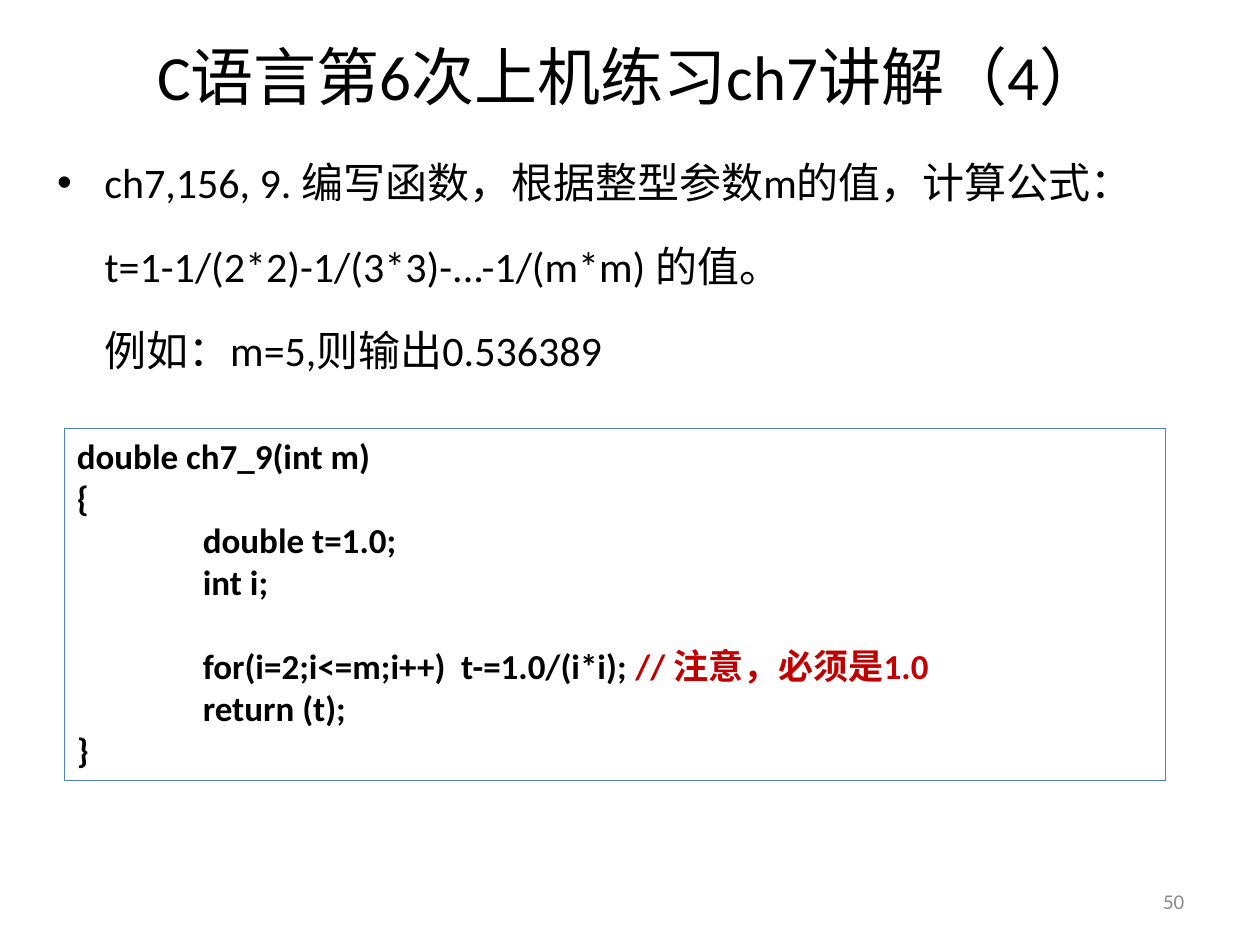
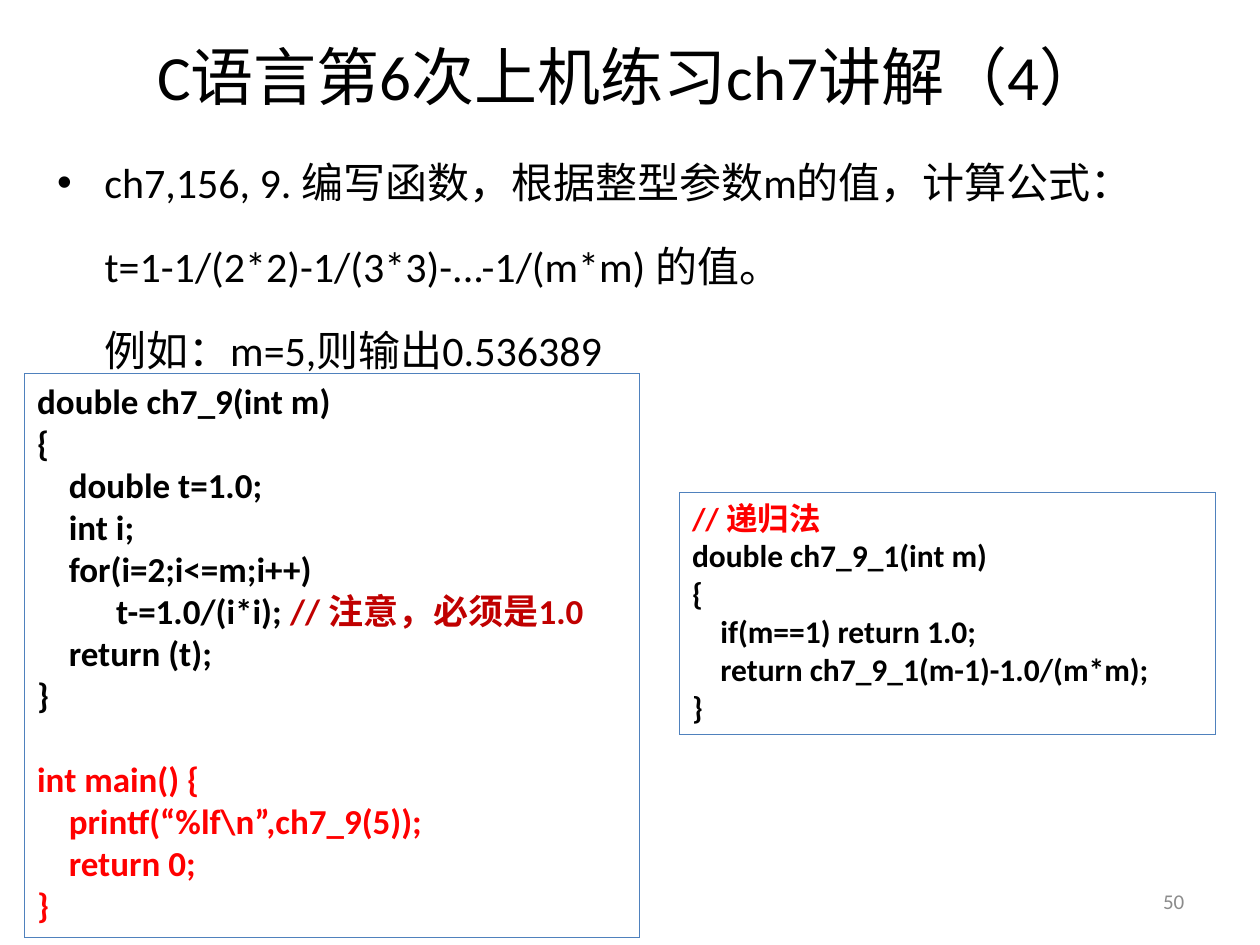
Before and after one commit to jtrfid/C-Repositories, a slide deck: slide 50 of 2016/上机安排.pptx. Drawn at 1260x945 pixels with LibreOffice and Linux fonts; fonts in the diff are those of the drawing. Boxes give left, top, right and bottom in pixels: in the first picture for what was removed or moved away, otherwise in the second. Text is boxed around its words. In the diff, an @@ line names an element or a change of style, - is before the commit and + after.

```diff
--- a/2016/上机安排.pptx
+++ b/2016/上机安排.pptx
@@ rectangle "double ch7_9(int m)": place and size @@
-rectangle "double ch7_9(int m)" at [64, 428, 1166, 780]
+rectangle "double ch7_9(int m)" at [25, 373, 640, 937]
@@ rectangle added at [679, 493, 1215, 735], outline #4F81BD 0.75 pt, 18 pt, text #000000, bold @@
+// 递归法
+double ch7_9_1(int m)
+{
+if(m==1) return 1.0;
+return ch7_9_1(m-1)-1.0/(m*m);
+}
@@ text in rectangle at [69, 556, 583, 629]: text changed @@
-for(i=2;i<=m;i++) t-=1.0/(i*i); // 注意，必须是1.0
+for(i=2;i<=m;i++)
+t-=1.0/(i*i); // 注意，必须是1.0
@@ text in rectangle at [37, 766, 422, 881]: paragraphs added @@
+int main() {
+printf(“%lf\n”,ch7_9(5));
+return 0;
+}
```
Also in this commit, not shown: 4 other slides changed, 6 slides added, 4 other files.
